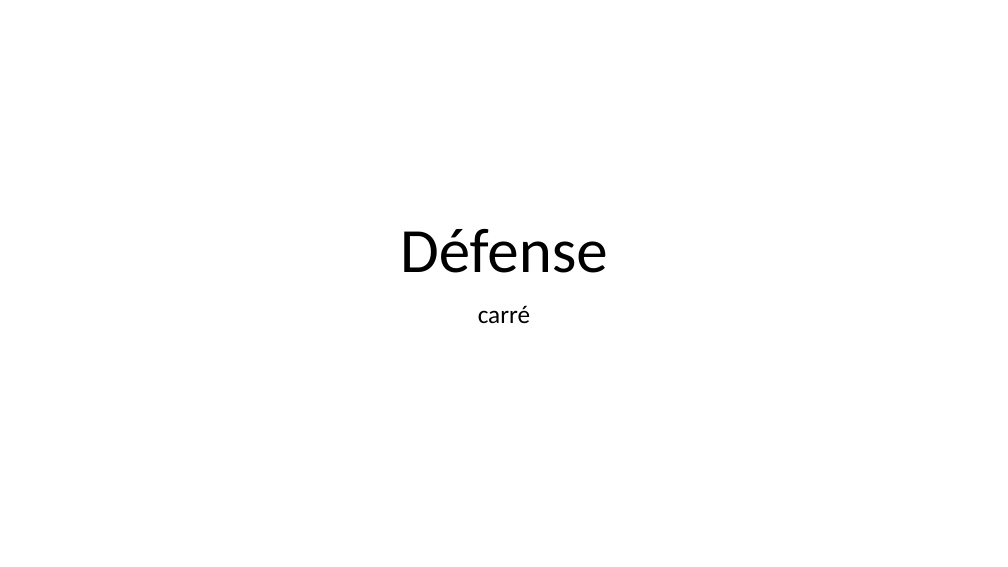
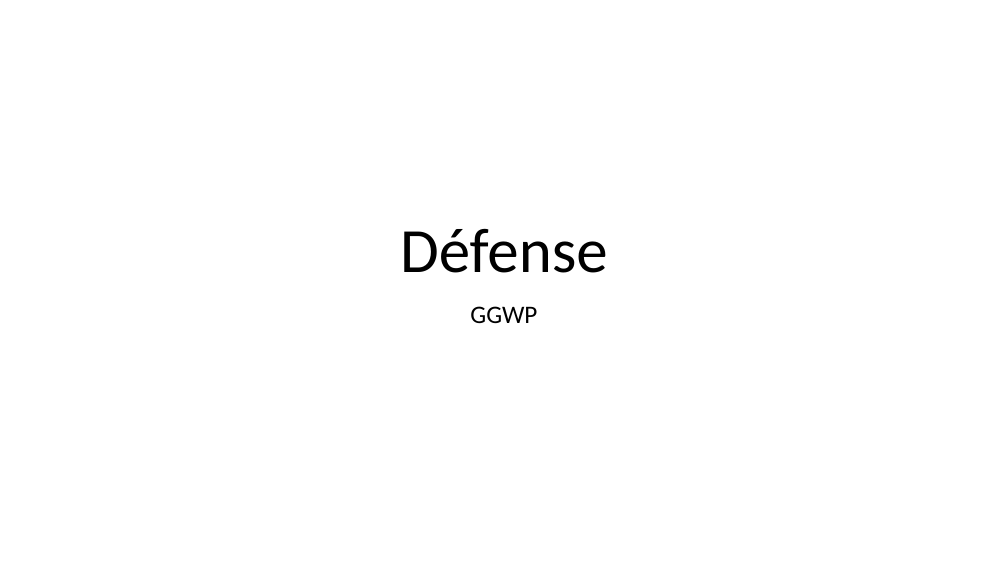
Before and after one commit to LeonardooV/tmsp, a slide deck: slide 1 of défense.pptx. Drawn at 1008x567 pixels with LibreOffice and Linux fonts; fonts in the diff are those of the drawing. Boxes give left, top, right and bottom in pixels: in the first picture for what was removed or moved away, otherwise in the second. Text is boxed around its words. In the diff, an @@ line names an element or a change of style, - is before the commit and + after.

Commit message:
maj

```diff
--- a/défense.pptx
+++ b/défense.pptx
@@ subtitle at (470, 306, 537, 323): text changed @@
-carré
+GGWP
```
